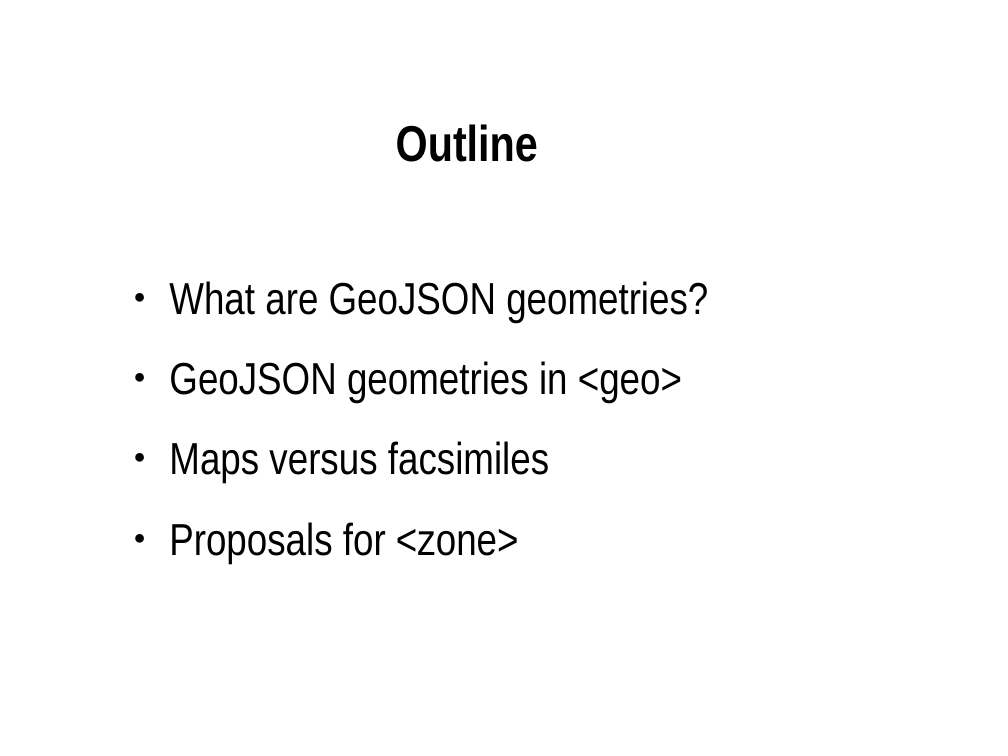
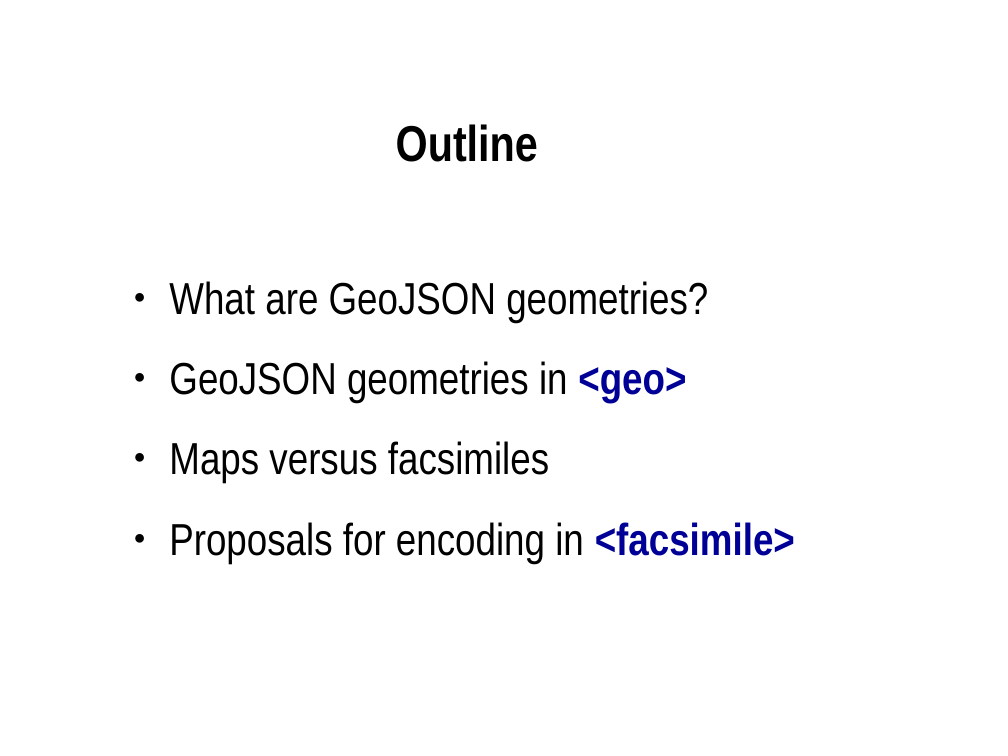
Before and after one commit to martindholmes/BreezeMap, a slide deck: slide 2 of presentations/geo_json_tei/geo_json_tei.odp. Drawn at 1008x756 pixels with LibreOffice and Linux fonts; fonts in the diff are those of the drawing. Boxes give left, top, right and bottom in pixels: in the first picture for what was removed or moved away, otherwise in the second. Text is boxed around its words. In the diff, an @@ line names an element or a change of style, - is before the commit and + after.

```diff
--- a/presentations/geo_json_tei/geo_json_tei.odp
+++ b/presentations/geo_json_tei/geo_json_tei.odp
@@ text at [169, 361, 686, 404]: text colour #000000 to #000096, bold on in "<geo>" @@
@@ text at [169, 522, 795, 564]: text changed @@
-● Proposals for <zone>
+● Proposals for encoding in <facsimile>
```
Also in this commit, not shown: 1 other slide changed, 2 slides added, 1 slide removed.
